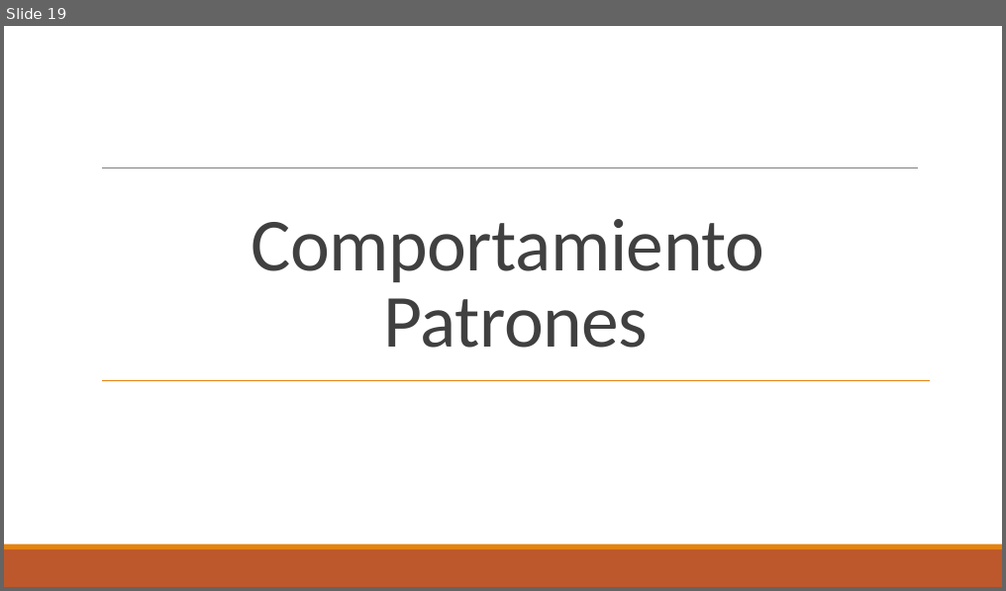
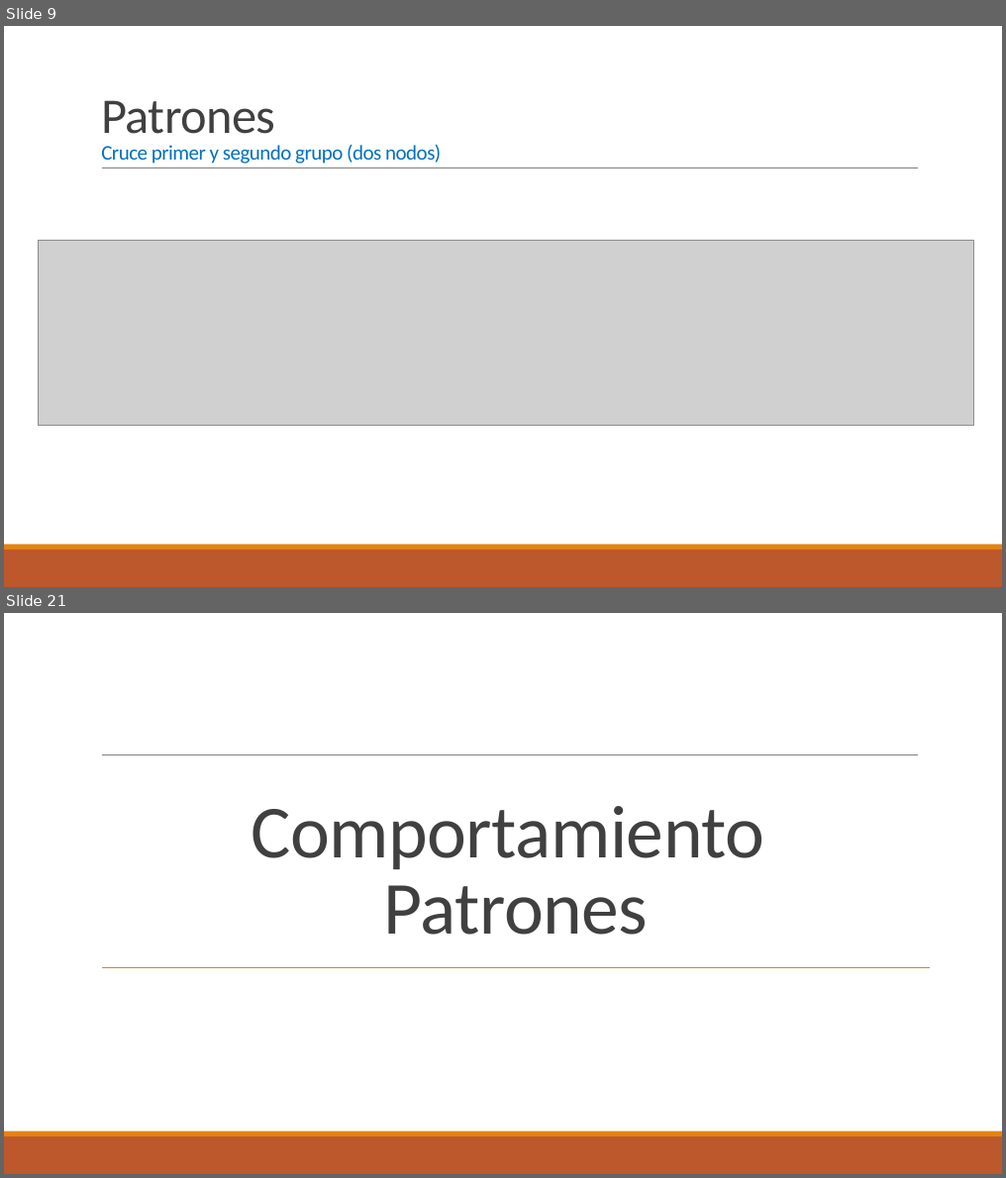
Before and after one commit to cealvarez/Repo-FONDECYT, a slide deck: Tesis/Nicolas/Análisis de Datos.pptx. Shown one above the other, each under a label of ours: slide 19 before the commit, slides 9 and 21 after it; the slides between them are not shown. The pictures are 1006x591 and 1006x1178 pixels, drawn with LibreOffice and Linux fonts; fonts in the diff are those of the drawing; grey boxes stand for pictures. Boxes give left, top, right and bottom in pixels: in the first picture for what was removed or moved away, otherwise in the second. Text is boxed around its words. In the diff, an @@ line names an element or a change of style, - is before the commit and + after.

```diff
--- a/Tesis/Nicolas/Análisis de Datos.pptx
+++ b/Tesis/Nicolas/Análisis de Datos.pptx
@@ slide 9 added at bbox=[4, 26, 1002, 587], background #FFFFFF; not listed: 3 template elements that a slide beside it also shows @@
@@ title added at bbox=[101, 100, 441, 164], 20 pt, text #0070C0 @@
+Patrones
+Cruce primer y segundo grupo (dos nodos)
@@ picture added at bbox=[38, 240, 973, 425] @@
@@ what was slide 19 is now slide 21 @@
```
Also in this commit, not shown: 9 slides changed, 10 other slides added, 9 slides removed, 9 other files.
